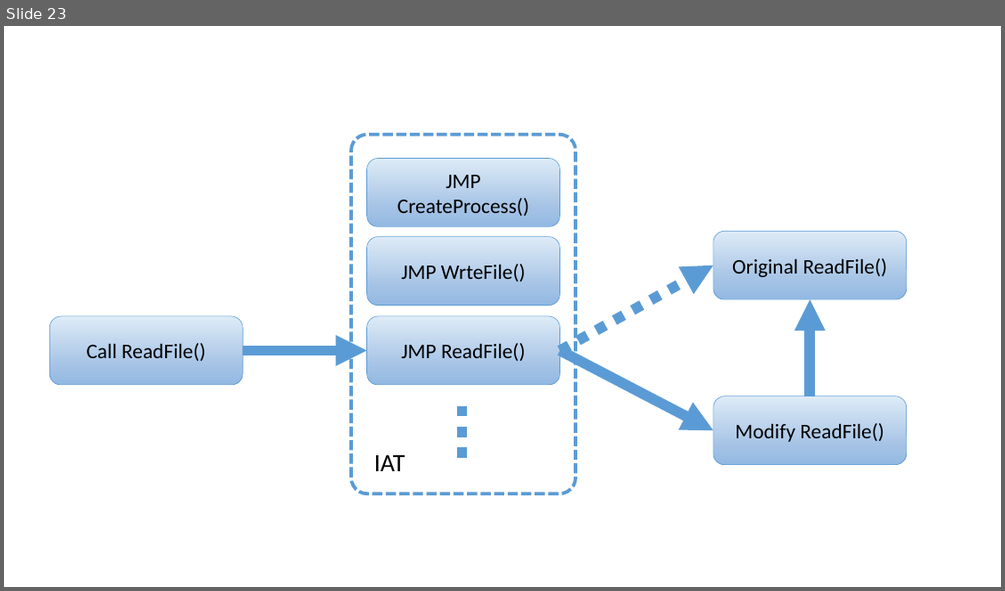
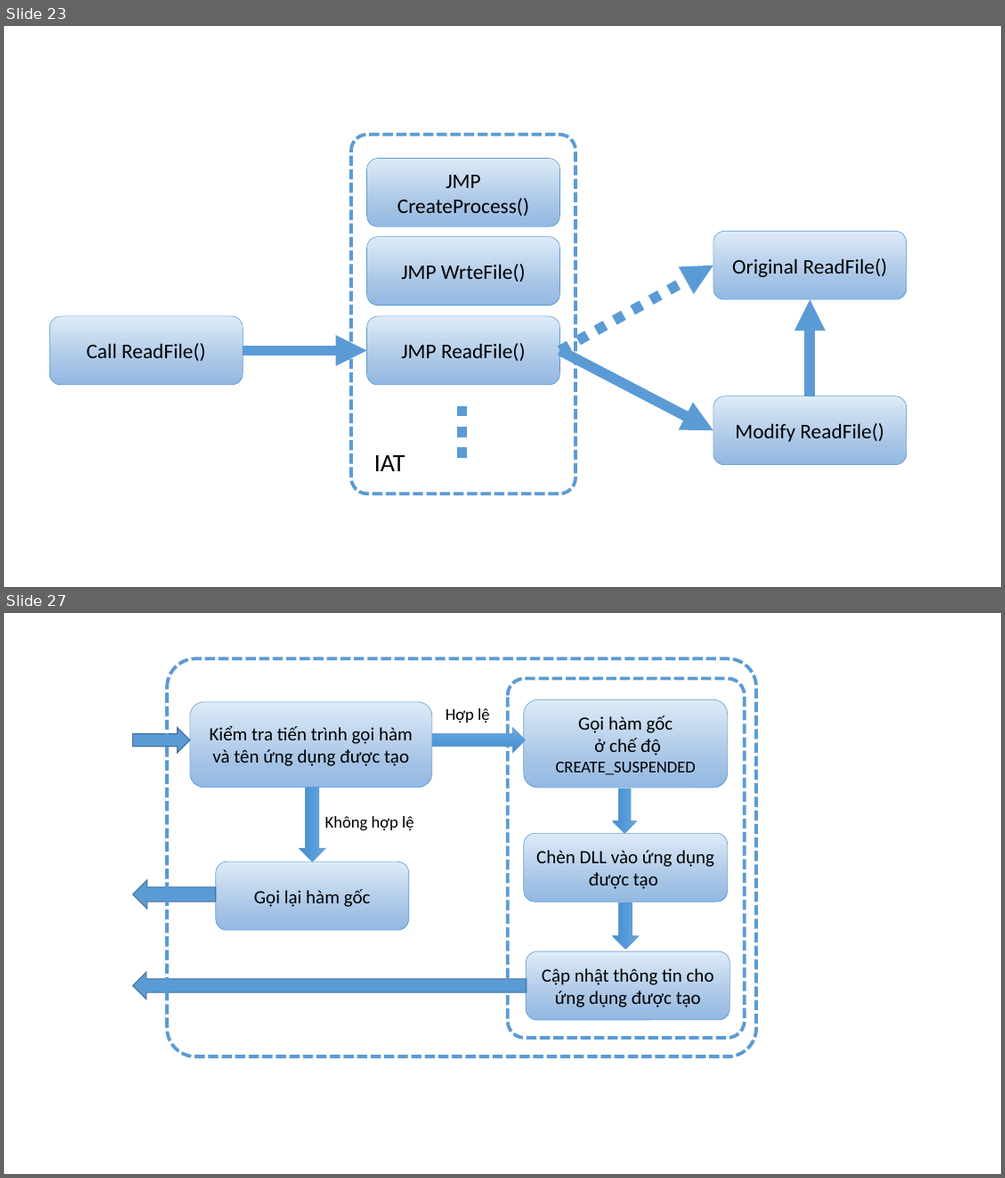
Before and after one commit to dotrungduchd/LUANVAN, a slide deck: Document/SODO.pptx. Shown one above the other, each under a label of ours: slide 23 before the commit, slides 23 and 27 after it; the slides between them are not shown. The pictures are 1005x591 and 1005x1178 pixels, drawn with LibreOffice and Linux fonts; fonts in the diff are those of the drawing. Boxes give left, top, right and bottom in pixels: in the first picture for what was removed or moved away, otherwise in the second. Text is boxed around its words. In the diff, an @@ line names an element or a change of style, - is before the commit and + after.

```diff
--- a/Document/SODO.pptx
+++ b/Document/SODO.pptx
@@ slide 27 added at (4,613,1001,1174), background #FFFFFF @@
@@ rounded rectangle added at (167,658,756,1056), outline #5B9BD5 3.25 pt dashed @@
@@ rounded rectangle added at (507,679,744,1038), fill #FFFFFF, outline #5B9BD5 3.25 pt dashed @@
@@ rounded rectangle added at (190,702,432,787), fill gradient #DEEBF7 to #A3C1E5 to #93B9E4, outline #5B9BD5 0.5 pt, 18 pt, text #000000 @@
+Kiểm tra tiến trình gọi hàm và tên ứng dụng được tạo
@@ text added at (445,708,490,722), 16 pt, text #000000 @@
+Hợp lệ
@@ rounded rectangle added at (524,699,728,788), fill gradient #DEEBF7 to #A3C1E5 to #93B9E4, outline #5B9BD5 0.5 pt, 16 pt, text #000000 @@
+Gọi hàm gốc
+ở chế độ CREATE_SUSPENDED
@@ right arrow added at (133,728,189,752), fill #5B9BD5, outline #43739E 1 pt @@
@@ right arrow added at (432,728,526,752), fill gradient #71A6DB to #559BDB to #448ACA, outline #5B9BD5 0.5 pt @@
@@ right arrow added at (299,787,326,861), fill gradient #71A6DB to #559BDB to #448ACA, outline #5B9BD5 0.5 pt @@
@@ right arrow added at (613,788,637,833), fill gradient #71A6DB to #559BDB to #448ACA, outline #5B9BD5 0.5 pt @@
@@ text added at (325,816,414,831), 16 pt, text #000000 @@
+Không hợp lệ
@@ rounded rectangle added at (524,833,728,901), fill gradient #DEEBF7 to #A3C1E5 to #93B9E4, outline #5B9BD5 0.5 pt, 18 pt, text #000000 @@
+Chèn DLL vào ứng dụng được tạo
@@ rounded rectangle added at (216,861,409,930), fill gradient #DEEBF7 to #A3C1E5 to #93B9E4, outline #5B9BD5 0.5 pt, 18 pt, text #000000 @@
+Gọi lại hàm gốc
@@ left arrow added at (133,880,216,909), fill #5B9BD5, outline #43739E 1 pt @@
@@ right arrow added at (613,903,639,949), fill gradient #71A6DB to #559BDB to #448ACA, outline #5B9BD5 0.5 pt @@
@@ rounded rectangle added at (526,951,730,1020), fill gradient #DEEBF7 to #A3C1E5 to #93B9E4, outline #5B9BD5 0.5 pt, 18 pt, text #000000 @@
+Cập nhật thông tin cho ứng dụng được tạo
@@ left arrow added at (133,972,526,999), fill #5B9BD5, outline #43739E 1 pt @@
```
Also in this commit, not shown: 3 slides changed, 3 other slides added, 4 other files.
